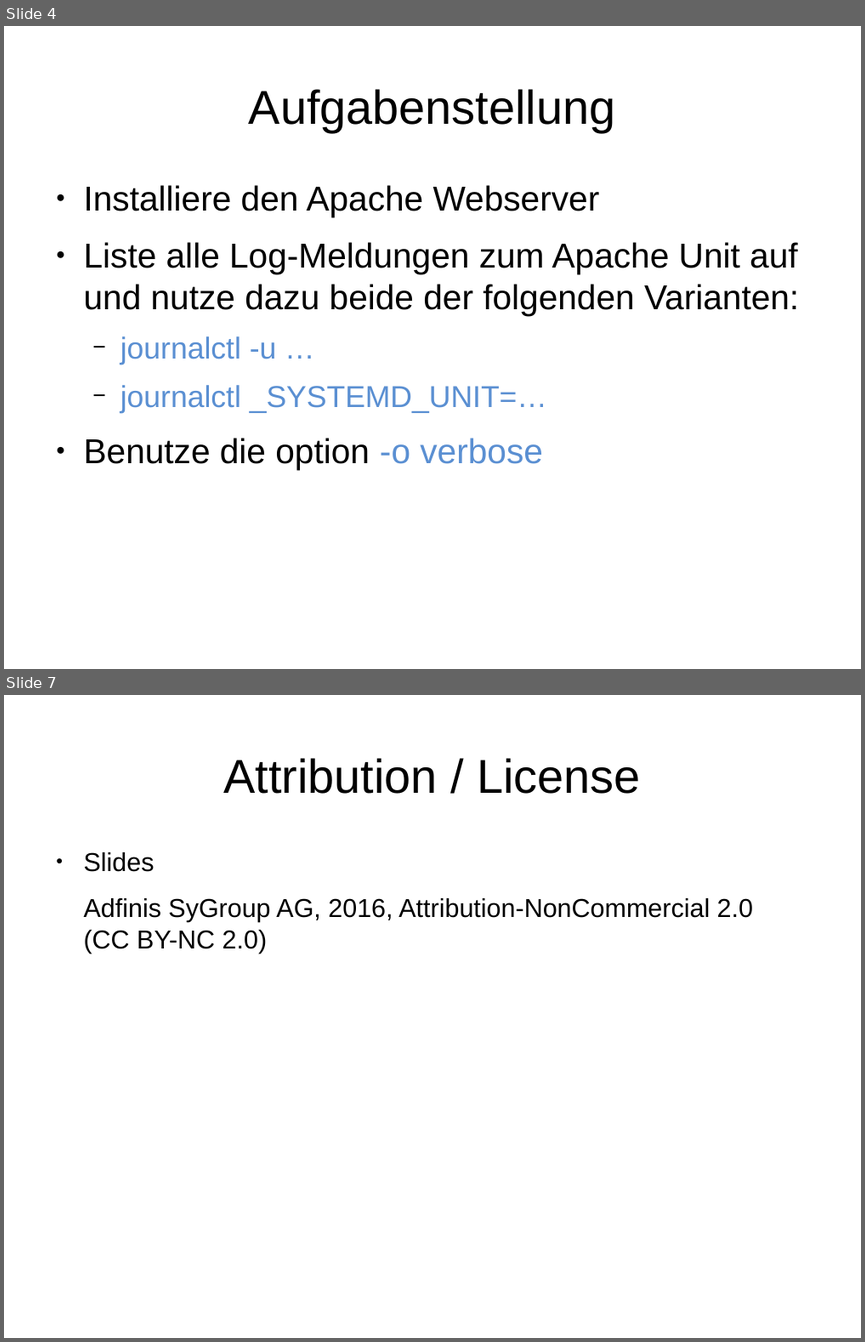
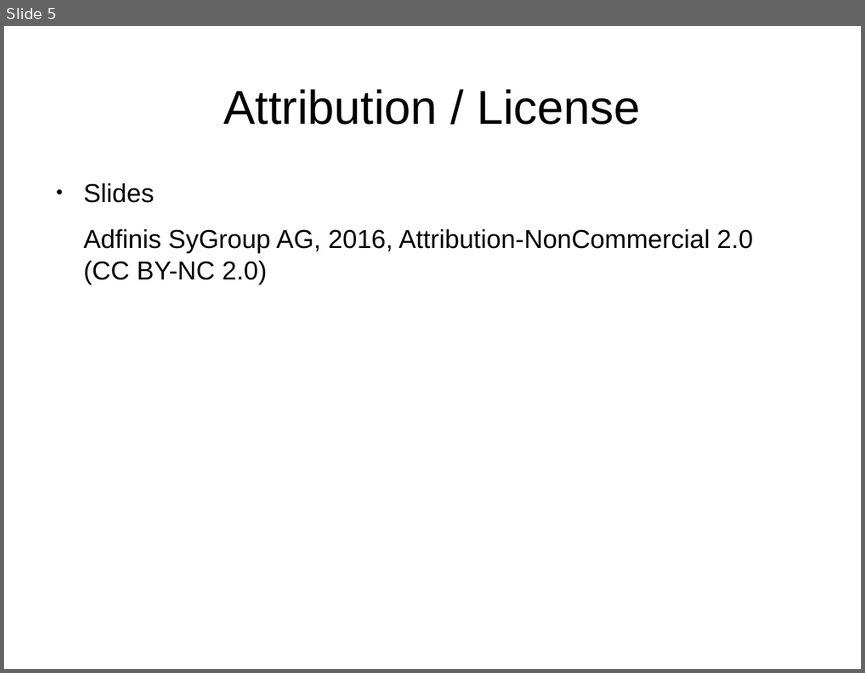
Before and after one commit to adfinis/adsy-trainings, a slide deck: SSA_SUSE-System-Administration/1003_btrfs/modul_btrfs_1003_03_handson.odp. Shown one above the other, each under a label of ours: slides 4 and 7 before the commit, slide 5 after it; the slides between them are not shown. The pictures are 865x1342 and 865x673 pixels, drawn with LibreOffice and Linux fonts; fonts in the diff are those of the drawing. Boxes give left, top, right and bottom in pixels: in the first picture for what was removed or moved away, otherwise in the second. Text is boxed around its words. In the diff, an @@ line names an element or a change of style, - is before the commit and + after.

```diff
--- a/SSA_SUSE-System-Administration/1003_btrfs/modul_btrfs_1003_03_handson.odp
+++ b/SSA_SUSE-System-Administration/1003_btrfs/modul_btrfs_1003_03_handson.odp
@@ slide 4 removed at bbox=[4, 26, 861, 669], background #FFFFFF @@
@@ title removed at bbox=[249, 89, 616, 132] @@
-Aufgabenstellung
@@ text removed at bbox=[84, 185, 799, 469] @@
-● Installiere den Apache Webserver
-● Liste alle Log-Meldungen zum Apache Unit auf und nutze dazu beide der folgenden Varianten:
-  − journalctl -u …
-  − journalctl _SYSTEMD_UNIT=…
-● Benutze die option -o verbose
@@ what was slide 7 is now slide 5 @@
```
Also in this commit, not shown: 1 slide changed, 3 slides added, 4 other slides removed, 5 other files.
